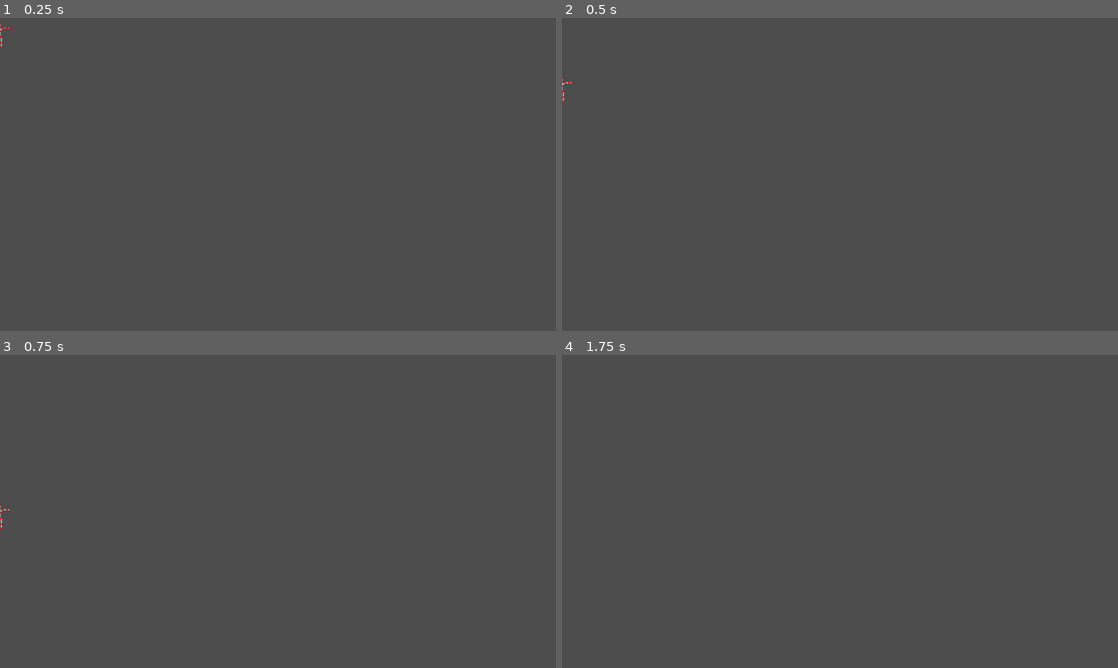
Above: before the commit, frames 1-4 (two rows, left to right).
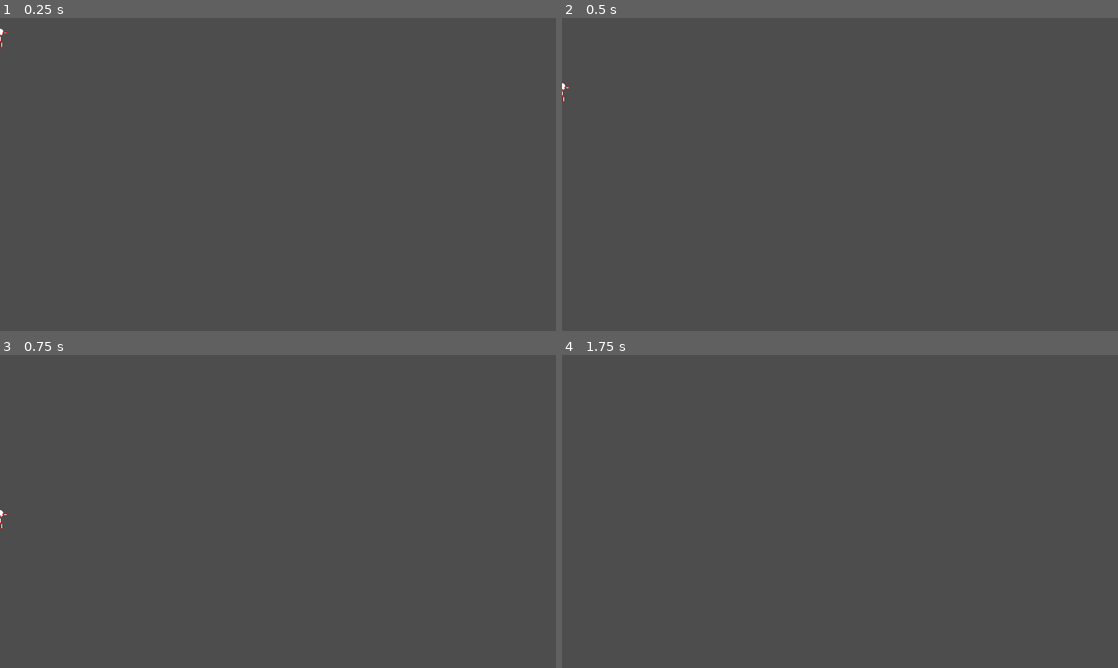
Above: after the commit, the same moments.

Repository: 70ziko/fight-party-massacre
Game: Godot game, scene res://node_2d.tscn
The game is run twice, just before and just after one commit, with the same random seed, the same clock (stepped at 60 frames per second) and the same inputs.
Inputs:
- Up to frame 1 (0.25 s): no input
- Up to frame 2 (0.5 s): no input
- Up to frame 3 (0.75 s): tap Enter at 0.5 s
- Up to frame 4 (1.75 s): tap Space at 1.25 s

The runs differ from the first frame. In frame 1, less than 0.1% of the frame differs, in the area x 0-2%, y 1-10%; in frame 2, less than 0.1%; in frame 3, less than 0.1%; in frame 4, nothing differs.

Commit message:
fix: custom drawing method for skeleton when rendering the scene

Diff:
--- a/node_2d.tscn
+++ b/node_2d.tscn
@@ -1,9 +1,16 @@
-[gd_scene load_steps=3 format=3 uid="uid://c7ghrp6e6f8fw"]
+[gd_scene load_steps=5 format=3 uid="uid://c7ghrp6e6f8fw"]
 
 [ext_resource type="Script" uid="uid://bweayf6m5qsch" path="res://stickman_character_body_2d.gd" id="1_0e48y"]
 [ext_resource type="Script" uid="uid://dkfhnh3ps2uld" path="res://stickman_visualizer.gd" id="2_0e48y"]
 
-[node name="Node2D" type="Node2D"]
+[sub_resource type="CapsuleShape2D" id="CapsuleShape2D_0e48y"]
+radius = 33.93
+height = 100.0
+
+[sub_resource type="RectangleShape2D" id="RectangleShape2D_0e48y"]
+size = Vector2(1221.5, 95)
+
+[node name="Game" type="Node2D"]
 
 [node name="CharacterBody2D" type="CharacterBody2D" parent="."]
 script = ExtResource("1_0e48y")
@@ -89,8 +96,18 @@
 bone_angle = 0.0
 
 [node name="CollisionShape2D" type="CollisionShape2D" parent="CharacterBody2D"]
+position = Vector2(0, -10)
+shape = SubResource("CapsuleShape2D_0e48y")
 
 [node name="AnimationPlayer" type="AnimationPlayer" parent="CharacterBody2D"]
 
 [node name="StickmanVisualizer" type="Node2D" parent="CharacterBody2D"]
+position = Vector2(1, 17)
 script = ExtResource("2_0e48y")
+
+[node name="Area2D" type="Area2D" parent="."]
+position = Vector2(-7, 164)
+
+[node name="CollisionShape2D" type="CollisionShape2D" parent="Area2D"]
+position = Vector2(504, 778)
+shape = SubResource("RectangleShape2D_0e48y")
--- a/stickman_visualizer.gd
+++ b/stickman_visualizer.gd
@@ -4,29 +4,74 @@
 var joint_color = Color.RED
 var bone_width = 2.0
 var joint_radius = 3.0
+var head_radius = 10.0
 
 func _draw():
-    var skeleton = $"../Skeleton2D"
-    if not skeleton:
-        return
+	var skeleton = $"../Skeleton2D"
+	if not skeleton:
+		return
 
-    # Draw all bones recursively
-    draw_bone_recursive(skeleton.get_node("Hip"))
+	# Draw the main body parts manually to avoid drawing all the internal connections
 
-    # Draw joints
-    draw_joints(skeleton.get_node("Hip"))
+	# Draw the torso
+	draw_line(skeleton.get_node("Hip").global_position,
+			  skeleton.get_node("Hip/Torso").global_position,
+			  bone_color, bone_width)
 
-func draw_bone_recursive(bone: Bone2D):
-    for child in bone.get_children():
-        if child is Bone2D:
-            draw_line(bone.global_position, child.global_position, bone_color, bone_width)
-            draw_bone_recursive(child)
+	# Draw the head (as a circle)
+	var head_pos = skeleton.get_node("Hip/Torso/Head").global_position
+	draw_circle(head_pos, head_radius, bone_color)
 
-func draw_joints(bone: Bone2D):
-    draw_circle(bone.global_position, joint_radius, joint_color)
-    for child in bone.get_children():
-        if child is Bone2D:
-            draw_joints(child)
+	# Draw arms
+	draw_line(skeleton.get_node("Hip/Torso").global_position,
+			  skeleton.get_node("Hip/Torso/LeftArm").global_position,
+			  bone_color, bone_width)
+	draw_line(skeleton.get_node("Hip/Torso/LeftArm").global_position,
+			  skeleton.get_node("Hip/Torso/LeftArm/LeftForearm").global_position,
+			  bone_color, bone_width)
+
+	draw_line(skeleton.get_node("Hip/Torso").global_position,
+			  skeleton.get_node("Hip/Torso/RightArm").global_position,
+			  bone_color, bone_width)
+	draw_line(skeleton.get_node("Hip/Torso/RightArm").global_position,
+			  skeleton.get_node("Hip/Torso/RightArm/RightForearm").global_position,
+			  bone_color, bone_width)
+
+	# Draw legs
+	draw_line(skeleton.get_node("Hip").global_position,
+			  skeleton.get_node("Hip/LeftLeg").global_position,
+			  bone_color, bone_width)
+	draw_line(skeleton.get_node("Hip/LeftLeg").global_position,
+			  skeleton.get_node("Hip/LeftLeg/LeftShin").global_position,
+			  bone_color, bone_width)
+
+	draw_line(skeleton.get_node("Hip").global_position,
+			  skeleton.get_node("Hip/RightLeg").global_position,
+			  bone_color, bone_width)
+	draw_line(skeleton.get_node("Hip/RightLeg").global_position,
+			  skeleton.get_node("Hip/RightLeg/RightShin").global_position,
+			  bone_color, bone_width)
+
+	# Only draw main joints
+	draw_main_joints(skeleton)
+
+func draw_main_joints(skeleton):
+	var joint_positions = [
+		"Hip",
+		"Hip/Torso",
+		"Hip/LeftLeg",
+		"Hip/LeftLeg/LeftShin",
+		"Hip/RightLeg",
+		"Hip/RightLeg/RightShin",
+		"Hip/Torso/LeftArm",
+		"Hip/Torso/LeftArm/LeftForearm",
+		"Hip/Torso/RightArm",
+		"Hip/Torso/RightArm/RightForearm"
+	]
+
+	for path in joint_positions:
+		var joint = skeleton.get_node(path)
+		draw_circle(joint.global_position, joint_radius, joint_color)
 
 func _process(_delta):
-    queue_redraw()
+	queue_redraw()
